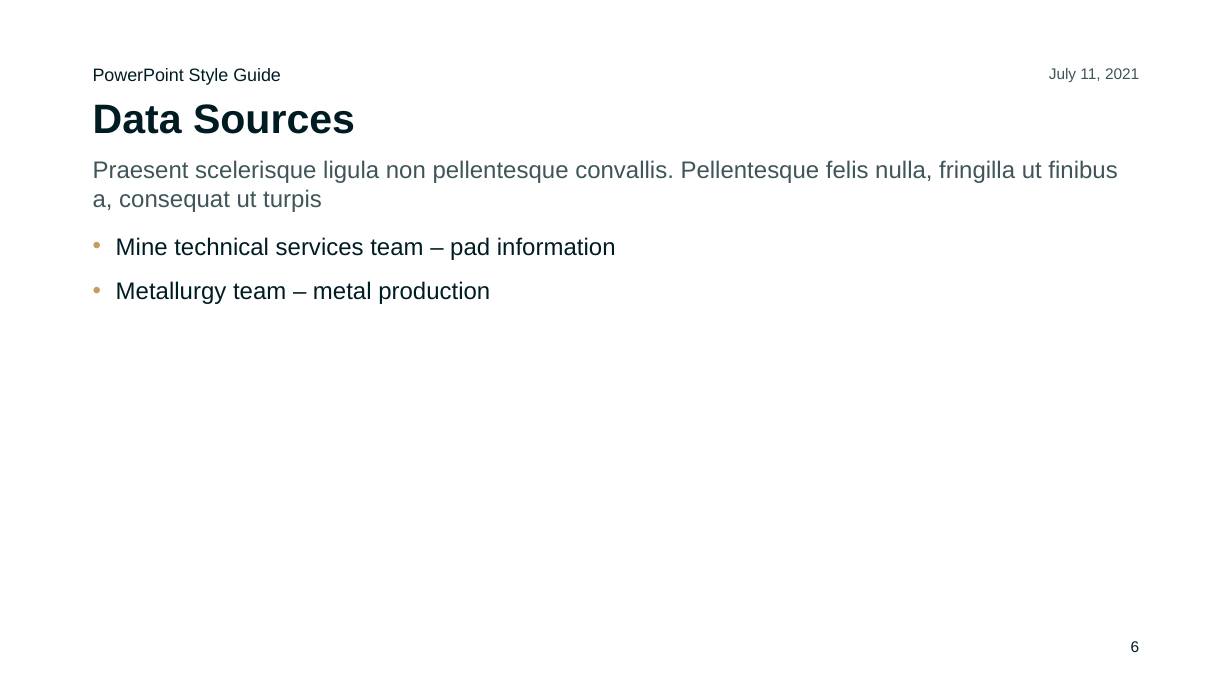
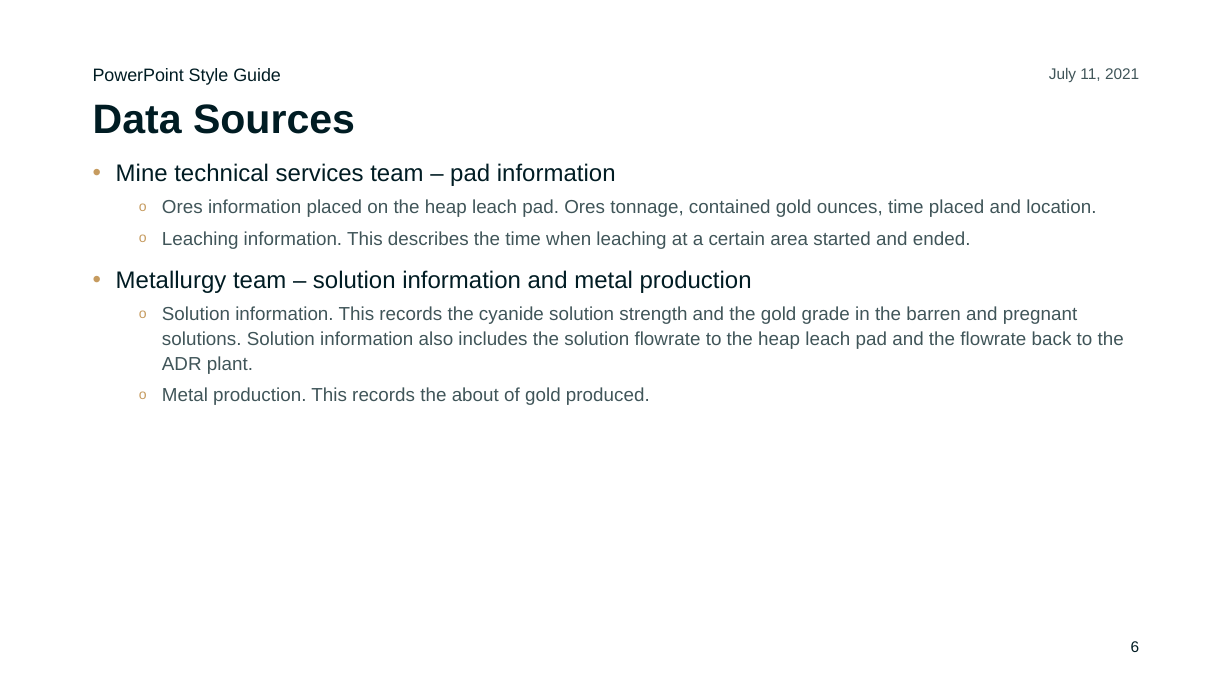
Before and after one commit to ChiefMetDing/FK_HL_Model_Remake, a slide deck: slide 6 of FK_HL_Model_Remake.pptx. Drawn at 1232x693 pixels with LibreOffice and Linux fonts; fonts in the diff are those of the drawing; background and template pictures are left out. Boxes give left, top, right and bottom in pixels: in the first picture for what was removed or moved away, otherwise in the second. Text is boxed around its words. In the diff, an @@ line names an element or a change of style, - is before the commit and + after.

Commit message:
updating ppt

```diff
--- a/FK_HL_Model_Remake.pptx
+++ b/FK_HL_Model_Remake.pptx
@@ text "Mine technical services team – ...": place and size @@
-text "Mine technical services team – ..." at <box>116,237,616,304</box>
+text "Mine technical services team – ..." at <box>116,163,1124,405</box>
@@ text removed at <box>93,160,1117,212</box> @@
-Praesent scelerisque ligula non pellentesque convallis. Pellentesque felis nulla, fringilla ut finibus a, consequat ut turpis
@@ text at <box>116,199,1124,405</box>: text changed; size 14 to 11 pt; text colour #001C23 to #405559 @@
-• Metallurgy team – metal production
+  o Ores information placed on the heap leach pad. Ores tonnage, contained gold ounces, time placed and location.
+  o Leaching information. This describes the time when leaching at a certain area started and ended.
+• Metallurgy team – solution information and metal production
+  o Solution information. This records the cyanide solution strength and the gold grade in the barren and pregnant solutions. Solution information also includes the solution flowrate to the heap leach pad and the flowrate back to the ADR plant.
+  o Metal production. This records the about of gold produced.
```
